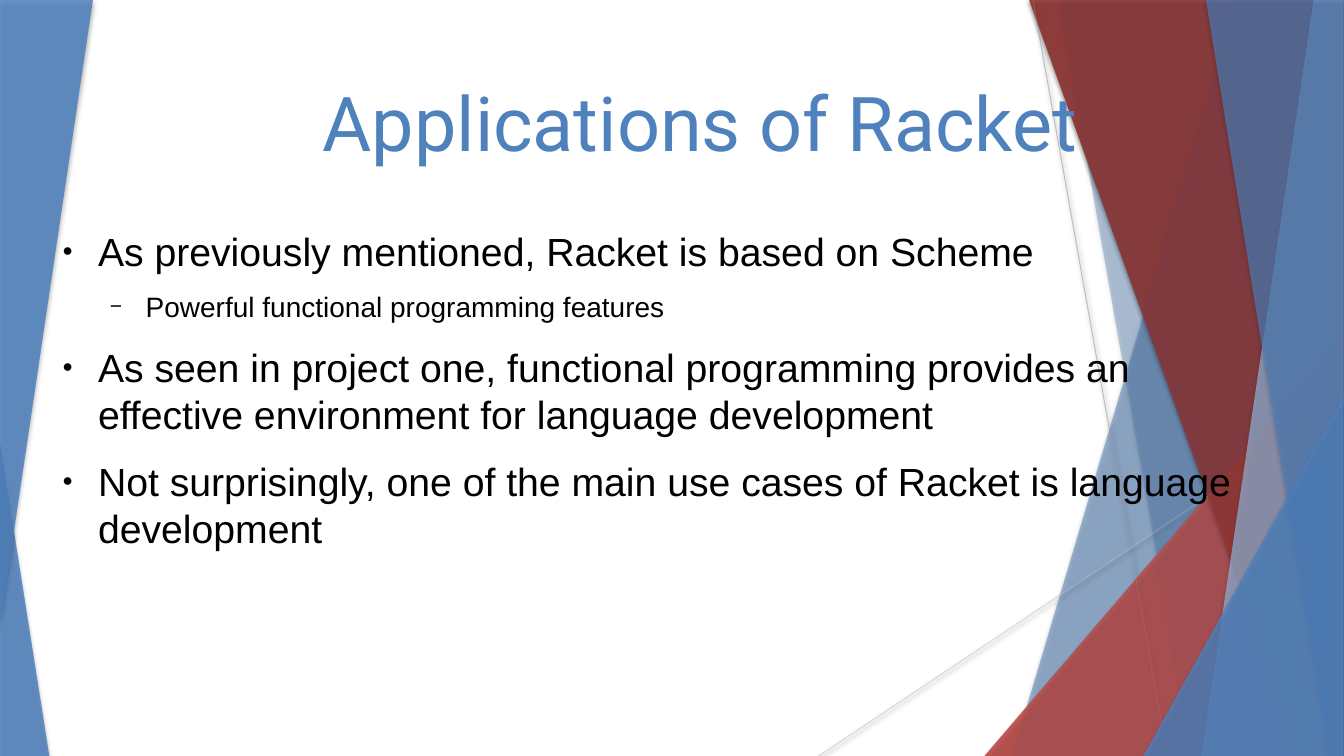
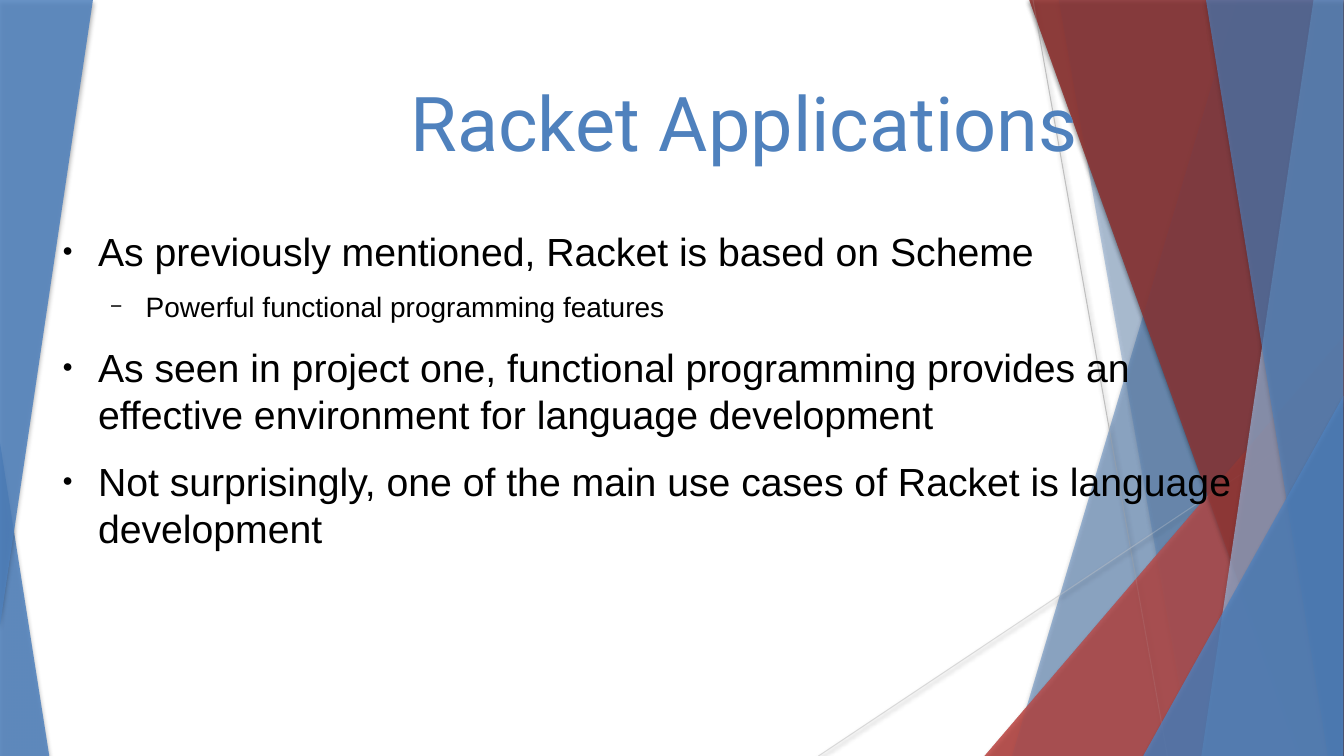
Before and after one commit to stevester94/CSC201_Project, a slide deck: slide 9 of CSC201Sec3Proj3Team4.pptx. Drawn at 1344x756 pixels with LibreOffice and Linux fonts; fonts in the diff are those of the drawing. Boxes give left, top, right and bottom in pixels: in the first picture for what was removed or moved away, otherwise in the second. Text is boxed around its words. In the diff, an @@ line names an element or a change of style, - is before the commit and + after.

```diff
--- a/CSC201Sec3Proj3Team4.pptx
+++ b/CSC201Sec3Proj3Team4.pptx
@@ freeform shape at (1206,0,1344,756): outline redrawn @@
@@ freeform shape at (1206,0,1344,756): outline redrawn @@
@@ text at (411,82,1077,169): text changed @@
-Applications of Racket
+Racket Applications
```
Also in this commit, not shown: 11 other slides changed, 1 slide added.
